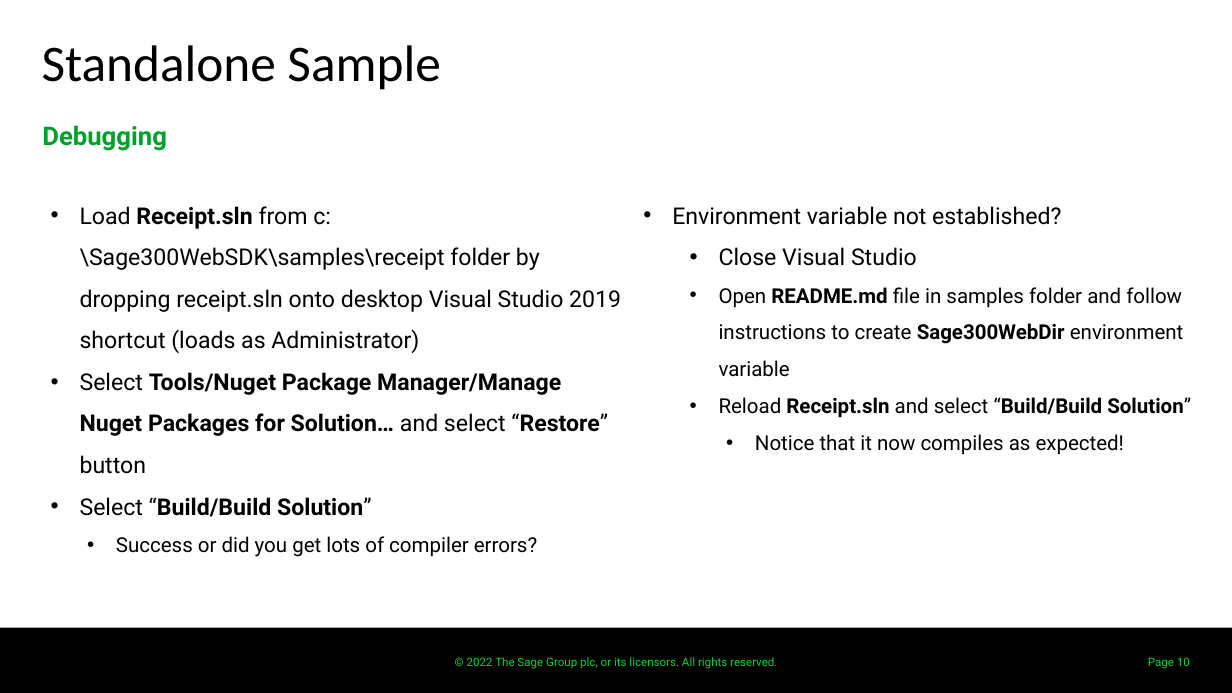
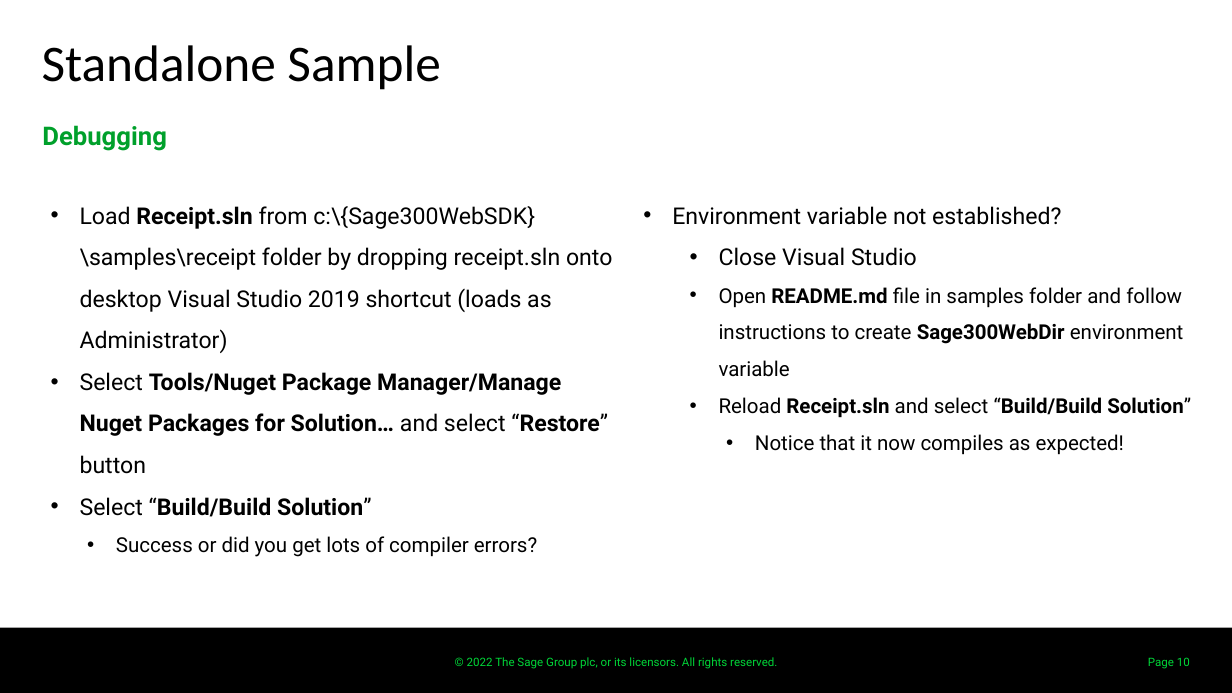
Before and after one commit to SageNADev/Sage300-SDK, a slide deck: slide 10 of docs/presentations/Sage300TechnicalSessionHandsOn.pptx. Drawn at 1232x693 pixels with LibreOffice and Linux fonts; fonts in the diff are those of the drawing; background and template pictures are left out. Boxes give left, top, right and bottom in pixels: in the first picture for what was removed or moved away, otherwise in the second. Text is boxed around its words. In the diff, an @@ line names an element or a change of style, - is before the commit and + after.

```diff
--- a/docs/presentations/Sage300TechnicalSessionHandsOn.pptx
+++ b/docs/presentations/Sage300TechnicalSessionHandsOn.pptx
@@ text at bbox=[80, 206, 612, 353]: text changed @@
-• Load Receipt.sln from c:\Sage300WebSDK\samples\receipt folder by dropping receipt.sln onto desktop Visual Studio 2019 shortcut (loads as Administrator)
+• Load Receipt.sln from c:\{Sage300WebSDK}\samples\receipt folder by dropping receipt.sln onto desktop Visual Studio 2019 shortcut (loads as Administrator)
```
Also in this commit, not shown: 1 other slide changed.
